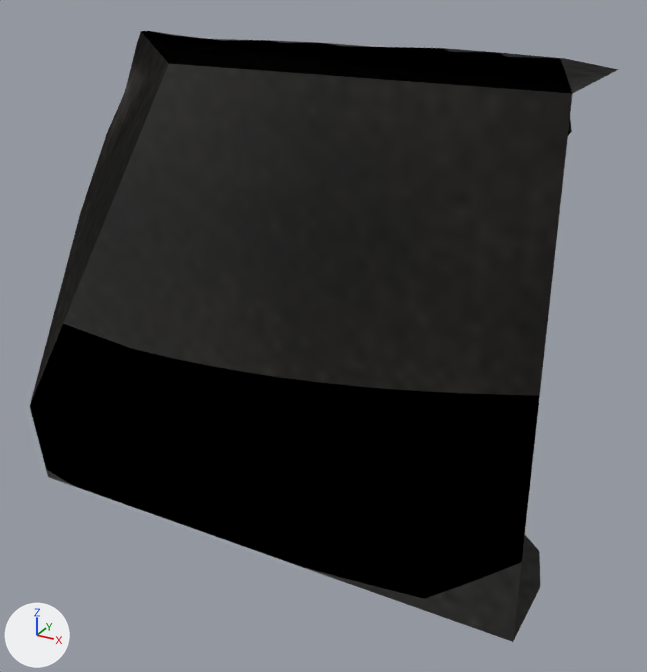
Two versions of the glTF model prototype/assets/models/terrain/cliff_face_2.glb, one commit apart.
Both versions are drawn from a 50 mm lens placed at (7.05, -9.83, 7.66), pointed at (1.44, 0.36, 2.57). The lights are fixed; the arrows at lower left show +X, +Y and +Z. The picture after the commit comes second. Vertices at exactly the same position are counted once.

Before the edit, the objects in view are built like this:
```python
me_cliff_face_2_mesh = bpy.data.meshes.new('cliff_face_2_mesh')
me_cliff_face_2_mesh.from_pydata(...)  # 136 vertices, 239 faces; spans x -3.33..5.0, y -1.4..2.09, z 0.0..6.4
me_cliff_face_2_mesh.materials.append(mat_cliff_face_2_mat)
ob_cliff_face_2 = bpy.data.objects.new('cliff_face_2', me_cliff_face_2_mesh)
ob_cliff_face_2.location = (0.0, 0.0, 0.0)
```
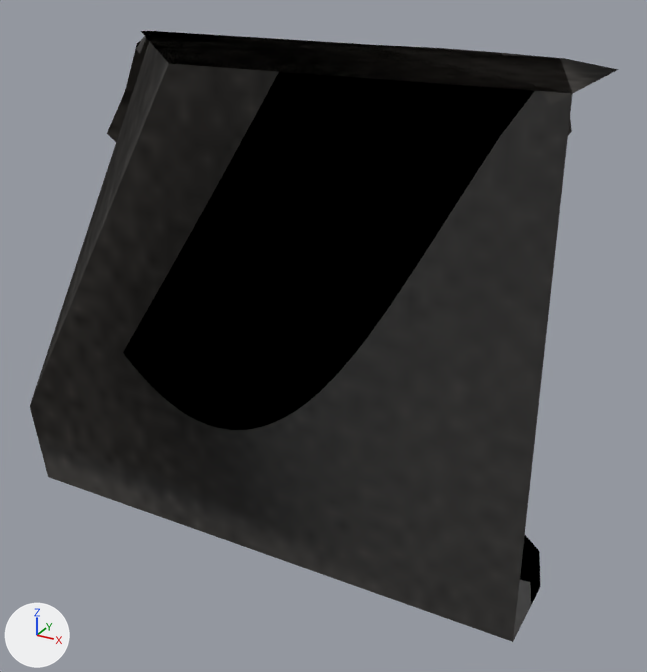
Where the change shows, as pixel boxes [x1, y1, x2, y2] in the pictures (647 x 672 px; the box of a moved part takes in the faces that stretch with it):
```json
{"part": 1, "of": "me_cliff_face_2_mesh", "change": "moved or reshaped", "before": [30, 32, 619, 641], "after": [31, 31, 619, 641], "on screen": "mostly hidden"}
{"part": 2, "of": "me_cliff_face_2_mesh", "change": "surface changed", "before": [30, 31, 614, 642], "after": [30, 31, 614, 642]}
```

Edits to the scene script, one JSON object a line:
```json
{"block": "me_cliff_face_2_mesh", "where": "# used by ob_cliff_face_2; location = (0.0, 0.0, 0.0)"}
{"op": "remove", "block": "me_cliff_face_2_mesh", "code": "me_cliff_face_2_mesh.from_pydata(...)  # 136 vertices, 239 faces; spans x -3.33..5.0, y -1.4..2.09, z 0.0..6.4"}
{"op": "add", "block": "me_cliff_face_2_mesh", "code": "me_cliff_face_2_mesh.from_pydata(...)  # 135 vertices, 256 faces; spans x -3.24..5.0, y -1.4..2.09, z 0.0..6.4"}
{"block": "me_cliff_face_2_mesh", "change": "me_cliff_face_2_mesh part 1"}
{"block": "me_cliff_face_2_mesh", "change": "1 vertex is removed from x -3.33, y 0.78, z 3.6"}
{"block": "me_cliff_face_2_mesh", "change": "134 faces are deleted"}
{"block": "me_cliff_face_2_mesh", "change": "151 new faces join them"}
{"block": "me_cliff_face_2_mesh", "change": "me_cliff_face_2_mesh part 2: 192 kept faces spanning x -3.24..5.0, y -1.4..2.09, z 0.0..6.4 get new texture (UV) coordinates"}
```
